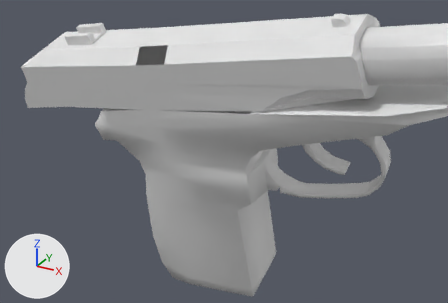
An edit to the OBJ model Vertex_Animation_Compiler/Assets/Makarov_Pistol_Reload140.obj, drawn before and after from the same camera.
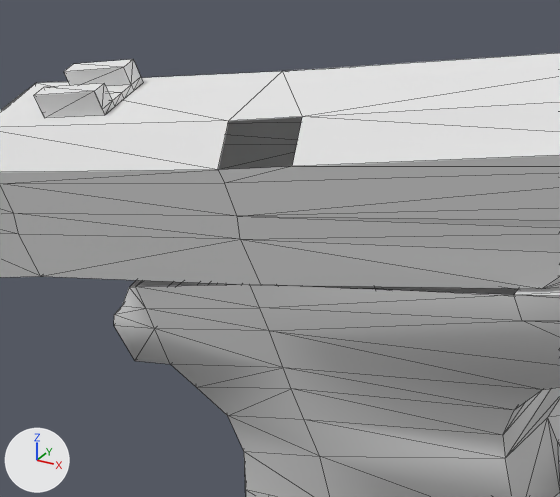
Old and new are each drawn from a 50 mm camera at (0.4605, -0.2998, 0.0062) aimed at (0.365, -0.1262, -0.0806) and again close up on the part from 11% to 60% of the width and 0% to 63% of the height. Lighting does not change. The marker at lower left points along +X, +Y and +Z. The close-ups show mesh edges as thin lines. Where no turn or scale is listed for an object, it has been applied to the vertices.

Names of what the first close-up shows: 'Rest_of_the_gun_Sphere', 'Top_Slider_Sphere.001'.
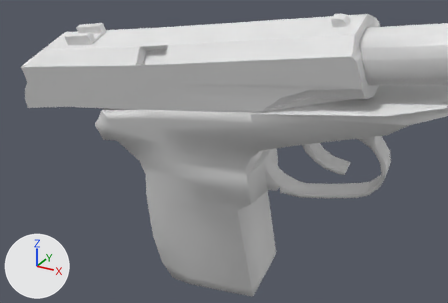
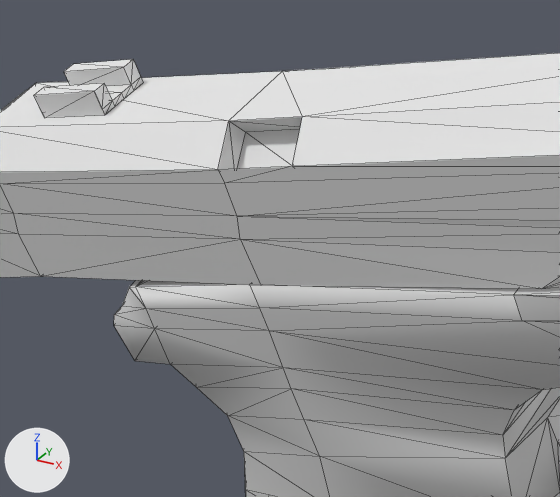
Boxes (x1, y1, x2, y2) around the edits, measured in the close-ups (560 x 497 px):
part 1 of me_rest_of_the_gun_sphere, added
    after: (130, 280, 518, 295)
part 2 of me_top_slider_sphere_001, added
    after: (218, 117, 302, 170)

The change, as a list of edits to the scene's bpy script:
```text
Change me_rest_of_the_gun_sphere:
    where me_rest_of_the_gun_sphere.from_pydata(...)  # 272 vertices, 519 faces; spans x 0.3105..0.4553, y -0.1353..-0.0811, z -0.1592..-0.0257
    used by ob_rest_of_the_gun_sphere; location = (0.0, 0.0, 0.0)
    verts and faces of me_rest_of_the_gun_sphere; kept vertices keep their numbers, new ones are numbered from 272
    before: 164 (0.3779, -0.1096, -0.0546), 166 (0.3164, -0.132, -0.0723) at pixel (129, 287), 175 (0.3178, -0.1321, -0.0719) at pixel (135, 286), 178 (0.3785, -0.1337, -0.0619) at pixel (513, 294), 179 (0.3382, -0.1329, -0.0678) at pixel (249, 284)
    before: 180 (0.3172, -0.108, -0.0646), 181 (0.3377, -0.1087, -0.0605), 183 (0.3158, -0.1079, -0.065)
    me_rest_of_the_gun_sphere part 1
    add faces += [(164, 181, 179), (175, 179, 181), (166, 175, 183), (164, 179, 178), (175, 181, 180), (175, 180, 183)]
Change me_top_slider_sphere_001:
    where me_top_slider_sphere_001.from_pydata(...)  # 127 vertices, 227 faces; spans x 0.2774..0.4149, y -0.1389..-0.1071, z -0.078..-0.0287
    used by ob_top_slider_sphere_001; location = (0.0, 0.0, 0.0)
    verts and faces of me_top_slider_sphere_001; kept vertices keep their numbers, new ones are numbered from 127
    before: 65 (0.3496, -0.1382, -0.0486) at pixel (292, 166), 68 (0.338, -0.1381, -0.0506) at pixel (217, 169), 76 (0.3488, -0.1344, -0.0432) at pixel (302, 116), 77 (0.3372, -0.1342, -0.0452) at pixel (228, 120)
    me_top_slider_sphere_001 part 2
    add for new, old in zip([*range(127, 131)], [65, 68, 76, 77]): verts[new] = verts[old] + (0.0004, 0.003, -0.0021)
    add faces += [(65, 128, 68), (127, 129, 130), (76, 77, 129), (65, 129, 127), (77, 128, 130), (65, 127, 128)]
    add faces += [(127, 130, 128), (77, 130, 129), (65, 76, 129), (68, 128, 77)]
```
